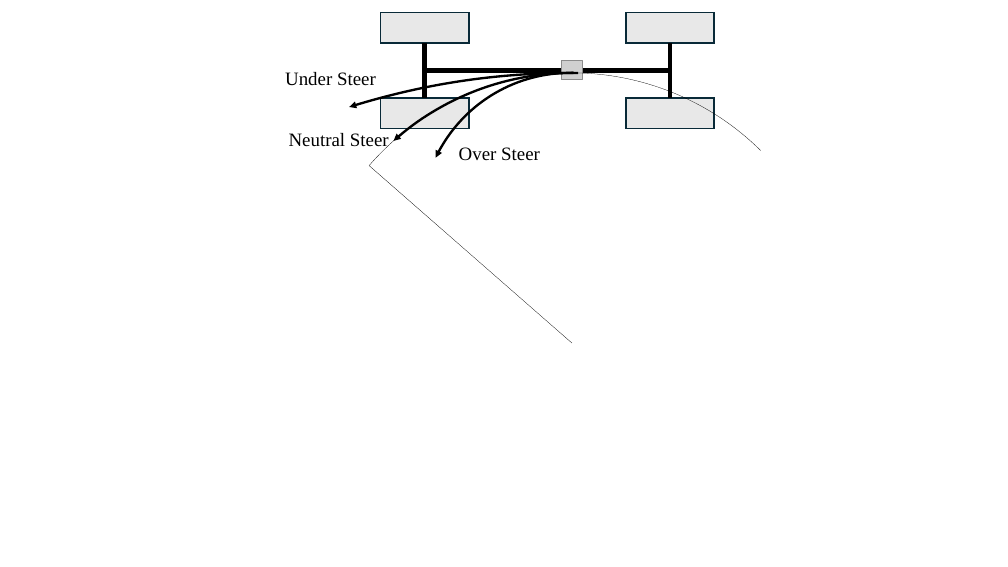
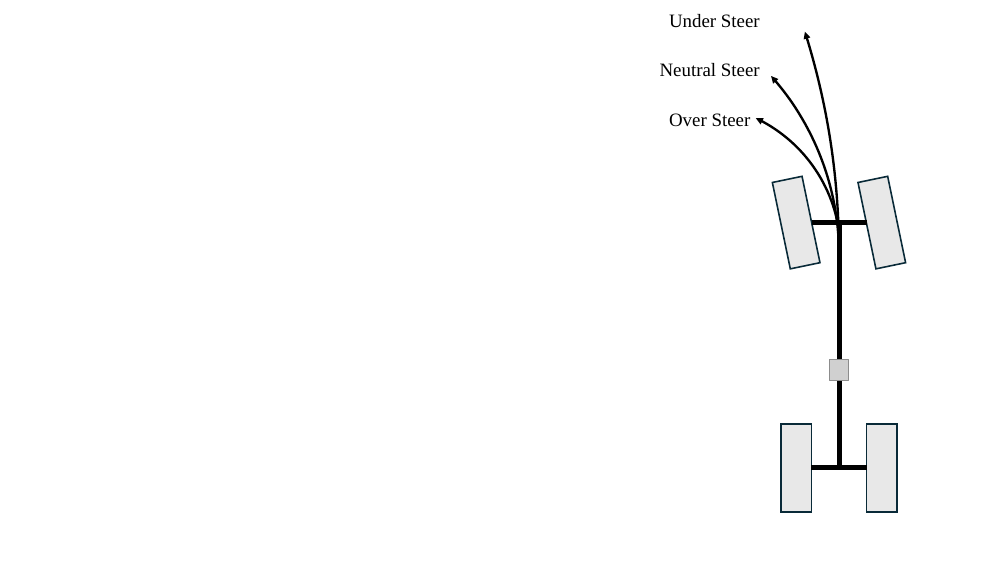
Before and after one commit to epoxx-arch/Torque_vectoringthesis, a slide deck: slide 6 of 졸업 논문/picture/그림모음.pptx. Drawn at 1008x567 pixels with LibreOffice and Linux fonts; fonts in the diff are those of the drawing; grey boxes stand for pictures. Boxes give left, top, right and bottom in pixels: in the first picture for what was removed or moved away, otherwise in the second. Text is boxed around its words. In the diff, an @@ line names an element or a change of style, - is before the commit and + after.

```diff
--- a/졸업 논문/picture/그림모음.pptx
+++ b/졸업 논문/picture/그림모음.pptx
@@ rotation 0 to 90 degrees in 4 elements at [830,359,849,380], [302,0,839,523], [543,104,841,402], [0,0,839,567] @@
@@ text "Under Steer": place and size @@
-text "Under Steer" at [285,72,376,86]
+text "Under Steer" at [669,14,760,28]
@@ text "Neutral Steer" rewrapped from [289,133,389,151] to [660,63,760,77] @@
@@ arc (boxed as its full ellipse) removed at [304,73,841,567] @@
@@ text "Over Steer": place and size @@
-text "Over Steer" at [459,147,540,161]
+text "Over Steer" at [669,113,751,127]
@@ line removed from (369, 166) to (572, 343) @@
@@ rectangle at [773,176,820,269]: rotation 180 to 258 degrees @@
@@ rectangle at [858,176,906,269]: rotation 180 to 258 degrees @@
@@ line moved from (425, 42) - (425, 98) to (867, 222) - (811, 222) @@
@@ line moved from (670, 70) - (425, 70) to (839, 468) - (839, 222) @@
@@ rectangle at [782,424,812,512]: rotation 180 to 270 degrees @@
@@ rectangle at [867,424,897,512]: rotation 180 to 270 degrees @@
@@ line moved from (670, 43) - (670, 98) to (867, 468) - (811, 468) @@
```
Also in this commit, not shown: 2 slides added, 8 other files.
